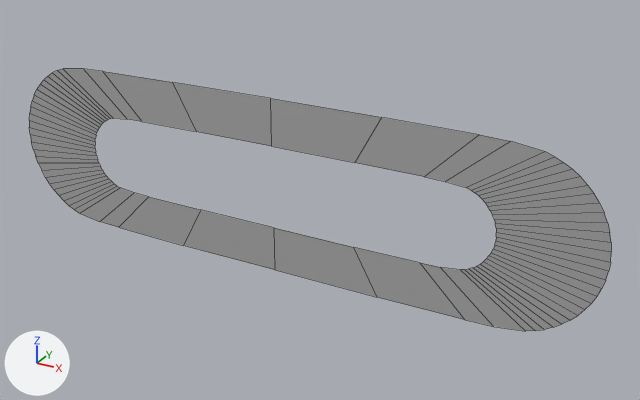
Renders of the FBX model Assets/BrayanAssets/Effects/ButtonPlay/mesh/mesh2d.fbx from each side of a commit.
The view is the same before and after, from a 50 mm camera at (0.0272, -0.0434, 0.0216) aimed at (0.0027, 0.0012, -0.0007). Arrows for +X, +Y and +Z are at lower left; the lights stay in place. Mesh edges are drawn as thin lines. Where no turn or scale is listed for an object, it has been applied to the vertices.

The scene before the commit, as lines of its bpy script (objects in view):
```python
me_mesh = bpy.data.meshes.new('Mesh')
me_mesh.from_pydata(...)  # 136 vertices, 68 faces; spans x -0.0207..0.0207, y 0.0, z -0.0058..0.0058
me_mesh.materials.append(mat_standardsurface1)  # grey #aaaaaa
ob_pcube1 = bpy.data.objects.new('pCube1', me_mesh)
ob_pcube1.location = (0.0, 0.0, 0.0)
```
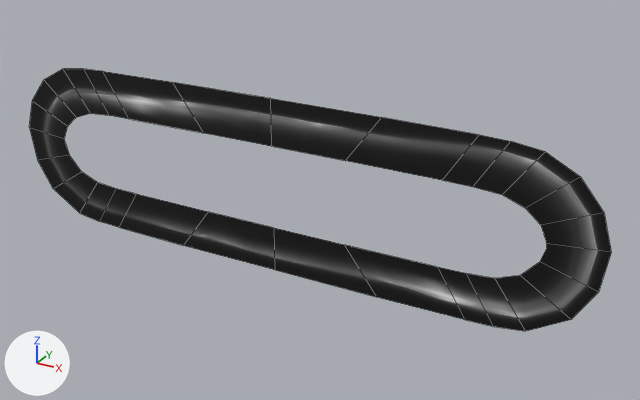
Changed parts and their boxes [x1, y1, x2, y2] in the pictures (640 x 400 px):
part 1 of me_mesh, cut back: before [465, 152, 611, 331]; after [503, 152, 611, 319]
part 2 of me_mesh, cut back: before [29, 69, 116, 210]; after [29, 69, 90, 188]
part 3 of me_mesh, surface changed (grey to black): [63, 69, 533, 331] in both
part 4 of me_mesh, recoloured (grey to black): [80, 117, 545, 245] in both

Edits to the bpy script that builds the scene:
```text
Add img_eff_wave01_01_clampv_sg_tex_png:
    img_eff_wave01_01_clampv_sg_tex_png = load_image('Eff_Wave01_01_ClampV_SG_Tex.PNG', '../../../Global Textures/Custom/Eff_Wave01_01_ClampV_SG_Tex.PNG', 512, 512, 'sRGB')
Add mat_lambert2:
    mat_lambert2 = principled_material('lambert2')
    mat_lambert2.texture = img_eff_wave01_01_clampv_sg_tex_png
Change me_mesh:
    used by ob_pcube1; location = (0.0, 0.0, 0.0)
    remove me_mesh.from_pydata(...)  # 136 vertices, 68 faces; spans x -0.0207..0.0207, y 0.0, z -0.0058..0.0058
    add me_mesh.from_pydata(...)  # 58 vertices, 28 faces; spans x -0.0206..0.0206, y 0.0, z -0.0058..0.0058
    me_mesh part 1
    44 vertices are removed from x 0.0128..0.0207, y 0.0, z -0.005..0.0052
    25 faces are deleted
    11 vertices move from x 0.0057..0.0172, y 0.0, z -0.0052..0.0028 to x 0.0051..0.0191, y 0.0, z -0.0039..0.0028
    5 vertices are added at (0.0173, 0.0, 0.0), (0.0159, 0.0, 0.0021), (0.0169, 0.0, 0.0013), (0.0173, 0.0, 0.0003), (0.0203, 0.0, -0.0019)
    5 new faces join them
    me_mesh part 2
    44 vertices are removed from x -0.0207..-0.0128, y 0.0, z -0.005..0.0052
    25 faces are deleted
    11 vertices move from x -0.0172..-0.0057, y 0.0, z -0.0052..0.0028 to x -0.0191..-0.0051, y 0.0, z -0.0039..0.0028
    5 vertices are added at (-0.0173, 0.0, 0.0), (-0.0173, 0.0, 0.0003), (-0.0169, 0.0, 0.0013), (-0.0159, 0.0, 0.0021), (-0.0203, 0.0, -0.0019)
    5 new faces join them
    me_mesh part 3: 12 kept faces spanning x -0.0191..0.0191, y 0.0, z -0.0058..0.0058 get new texture (UV) coordinates
    me_mesh part 4: 18 faces spanning x -0.0191..0.0191, y 0.0, z -0.0058..0.0058 switch from mat_standardsurface1 (grey #aaaaaa) to mat_lambert2 (picture img_eff_wave01_01_clampv_sg_tex_png)
```
